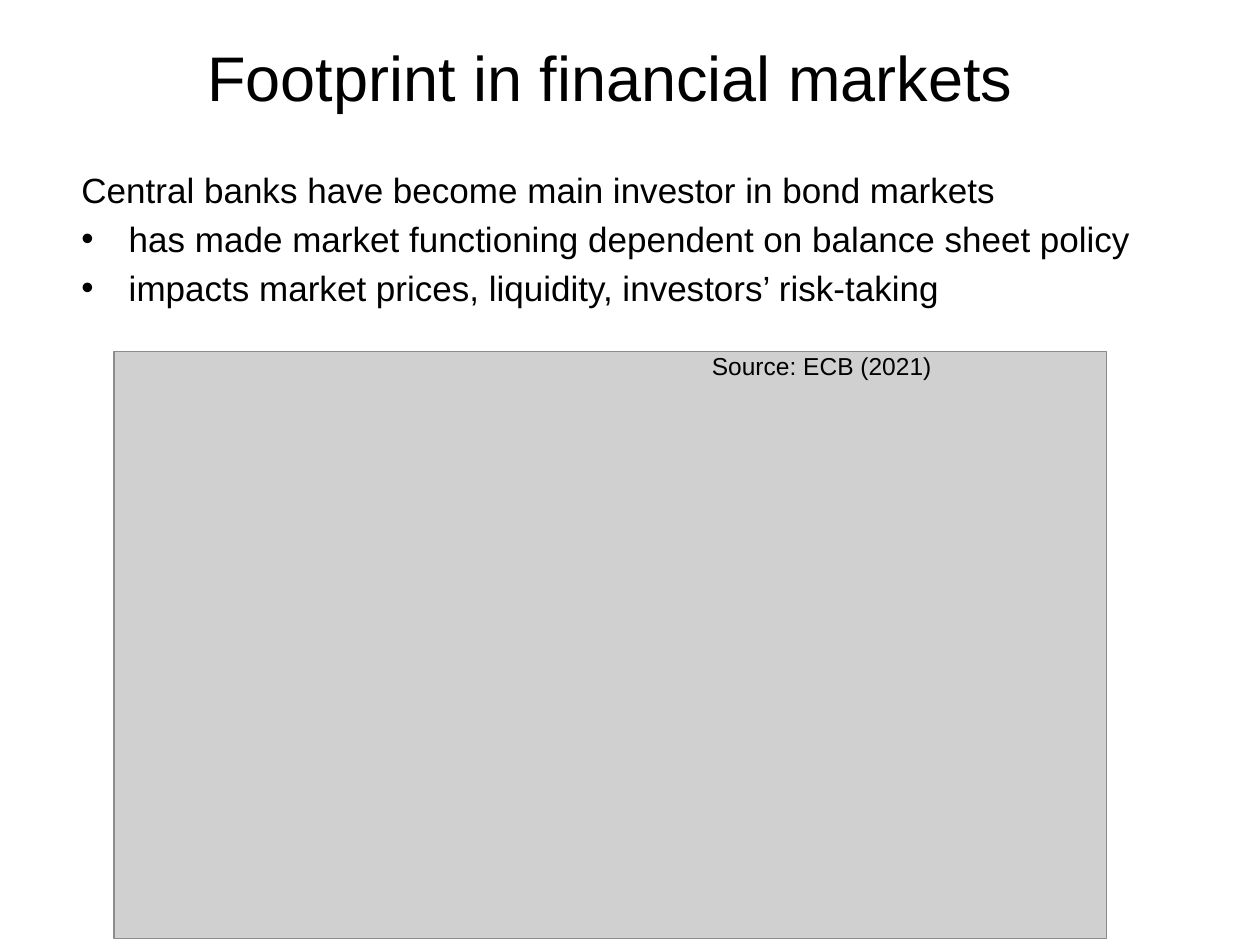
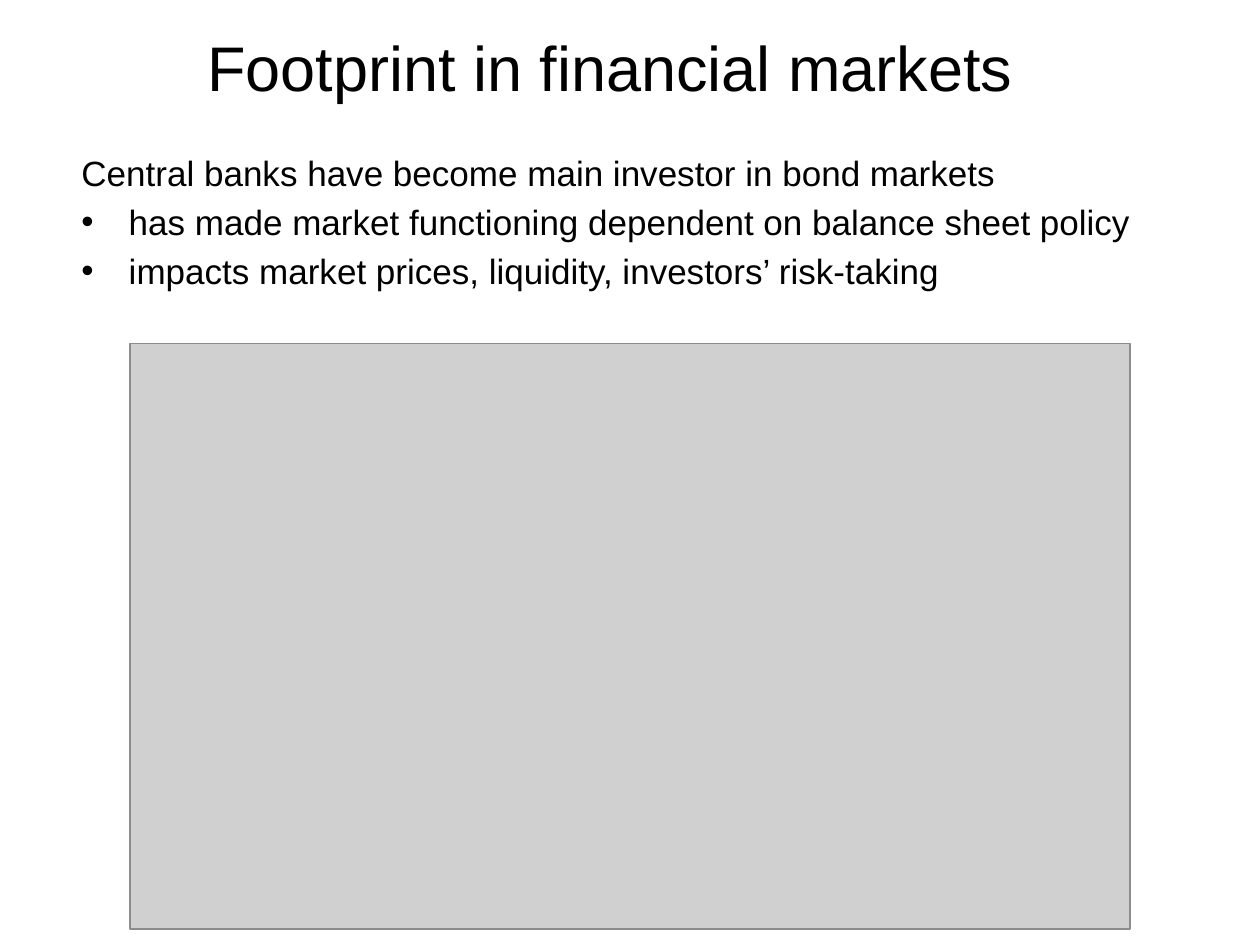
Before and after one commit to vandenEnd/VU, a slide deck: slide 19 of MIF_lecture_12_2027 V.pptx. Drawn at 1260x945 pixels with LibreOffice and Linux fonts; fonts in the diff are those of the drawing; grey boxes stand for pictures. Boxes give left, top, right and bottom in pixels: in the first picture for what was removed or moved away, otherwise in the second. Text is boxed around its words. In the diff, an @@ line names an element or a change of style, - is before the commit and + after.

```diff
--- a/MIF_lecture_12_2027 V.pptx
+++ b/MIF_lecture_12_2027 V.pptx
@@ title "Footprint in financial markets": place and size @@
-title "Footprint in financial markets" at [207, 55, 1012, 113]
+title "Footprint in financial markets" at [207, 45, 1012, 103]
@@ text "Central banks have become main ...": place and size @@
-text "Central banks have become main ..." at [81, 177, 1130, 307]
+text "Central banks have become main ..." at [81, 160, 1130, 291]
@@ picture: place and size @@
-picture at [115, 352, 1106, 939]
+picture at [130, 344, 1130, 930]
@@ text removed at [712, 357, 931, 380] @@
-Source: ECB (2021)
```
Also in this commit, not shown: 8 other slides changed, 6 other files.
